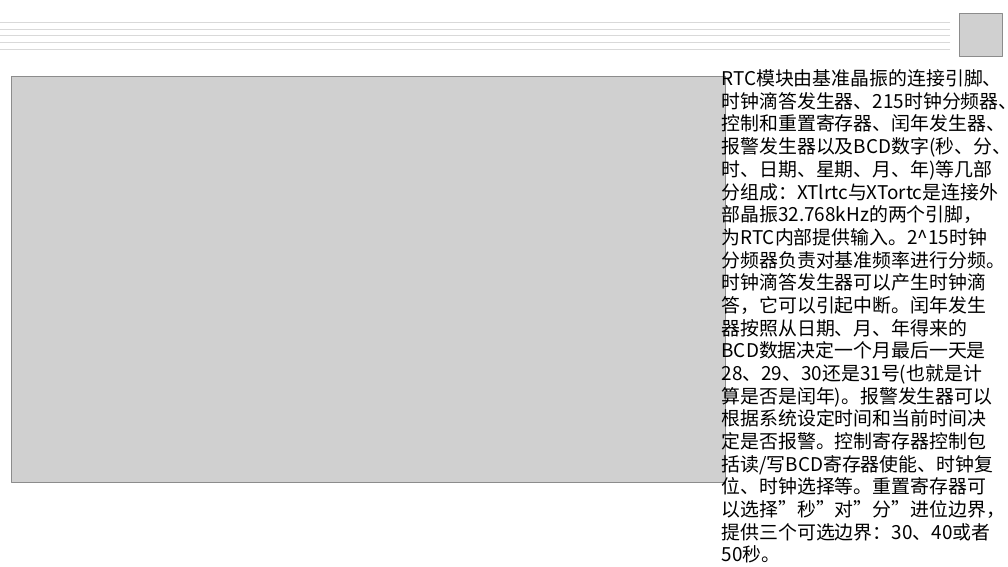
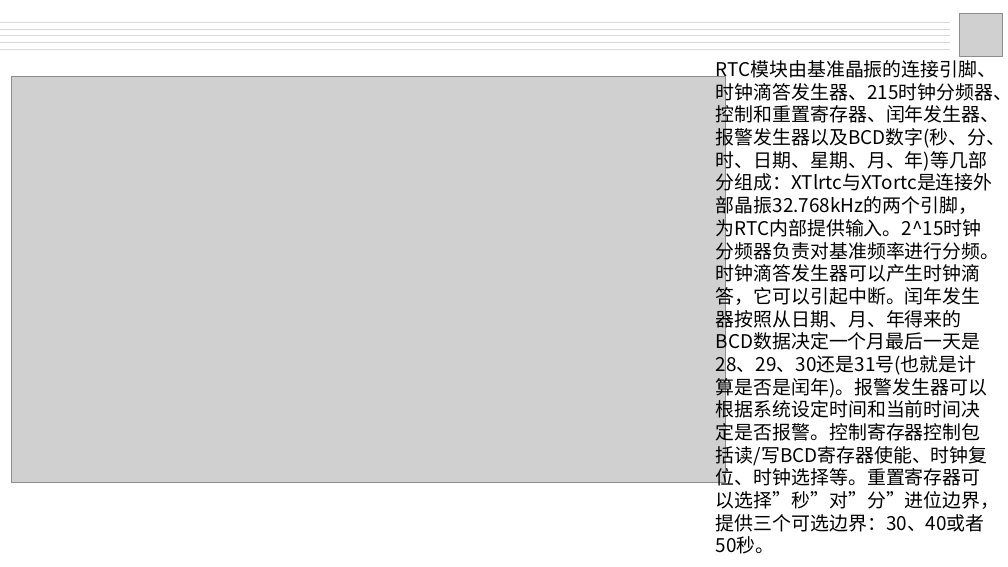
Before and after one commit to deswinteil/Car-anti-theft-system-design, a slide deck: slide 4 of ppt/7.pptx. Drawn at 1008x567 pixels with LibreOffice and Linux fonts; fonts in the diff are those of the drawing; grey boxes stand for pictures. Boxes give left, top, right and bottom in pixels: in the first picture for what was removed or moved away, otherwise in the second. Text is boxed around its words. In the diff, an @@ line names an element or a change of style, - is before the commit and + after.

```diff
--- a/ppt/7.pptx
+++ b/ppt/7.pptx
@@ text "RTC模块由基准晶振的连接引脚、时钟滴答发生器、215时钟分频器、控制和重置寄存器、闰年发生器、报警发生器以及BCD数字 ..." rewrapped from [722,69,1008,563] to [716,60,1008,554] @@
```
Also in this commit, not shown: 1 other file.
